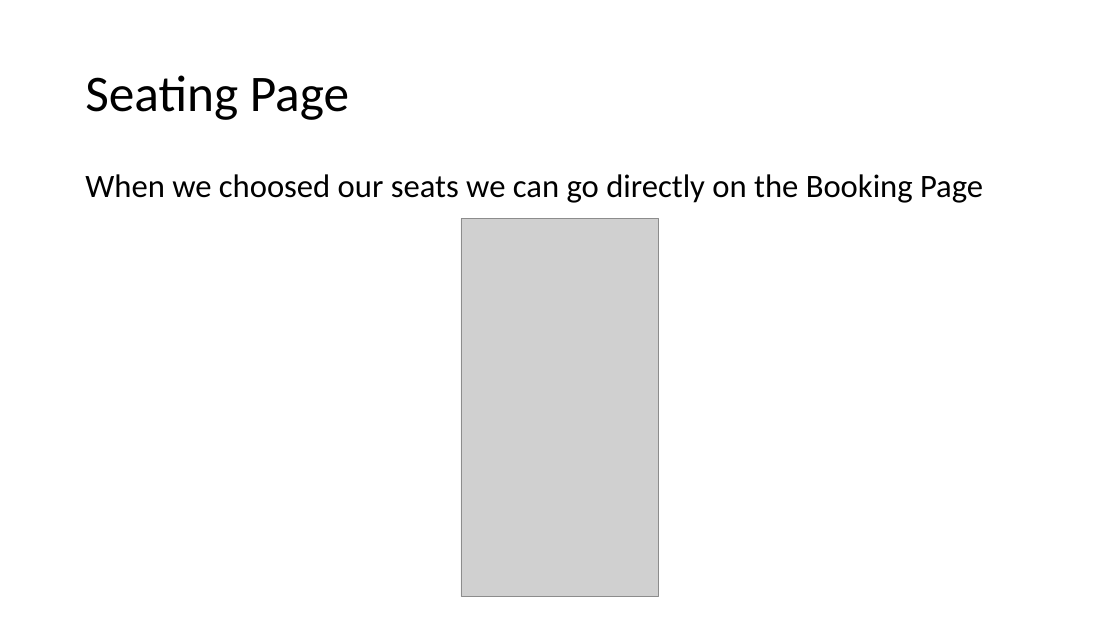
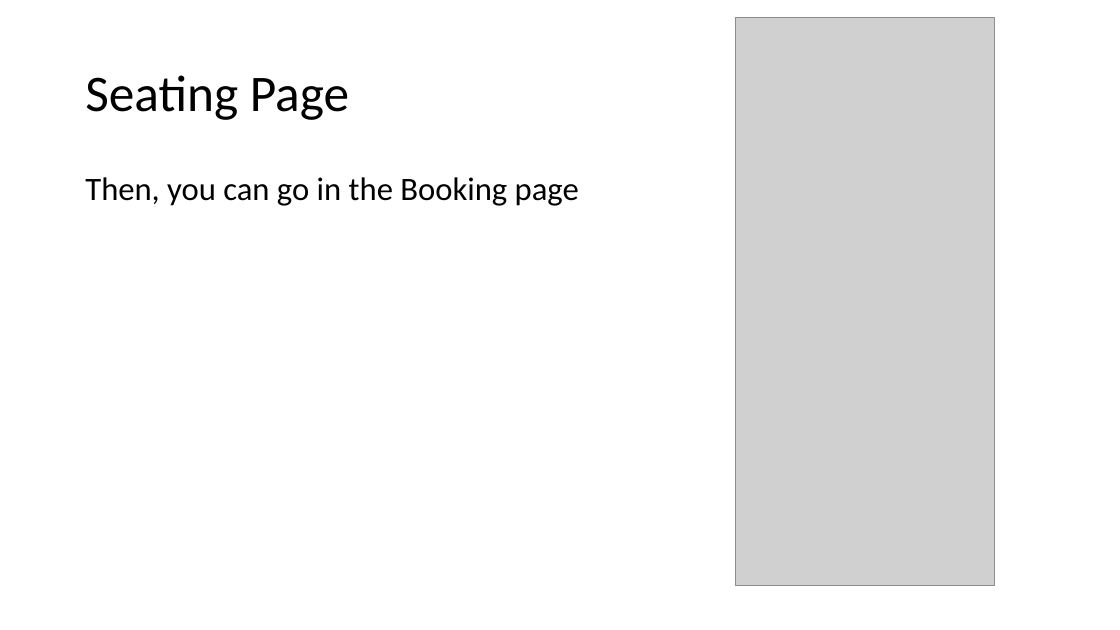
Before and after one commit to AlexandreDelafosse/Dorset-team-7-ticketing, a slide deck: slide 5 of Presentation.pptx. Drawn at 1120x630 pixels with LibreOffice and Linux fonts; fonts in the diff are those of the drawing; grey boxes stand for pictures. Boxes give left, top, right and bottom in pixels: in the first picture for what was removed or moved away, otherwise in the second. Text is boxed around its words. In the diff, an @@ line names an element or a change of style, - is before the commit and + after.

```diff
--- a/Presentation.pptx
+++ b/Presentation.pptx
@@ picture added at (736,18,996,586) @@
@@ text at (85,177,579,206): text changed @@
-When we choosed our seats we can go directly on the Booking Page
+Then, you can go in the Booking page
@@ picture removed at (461,218,660,597) @@
```
Also in this commit, not shown: 5 other slides changed.
